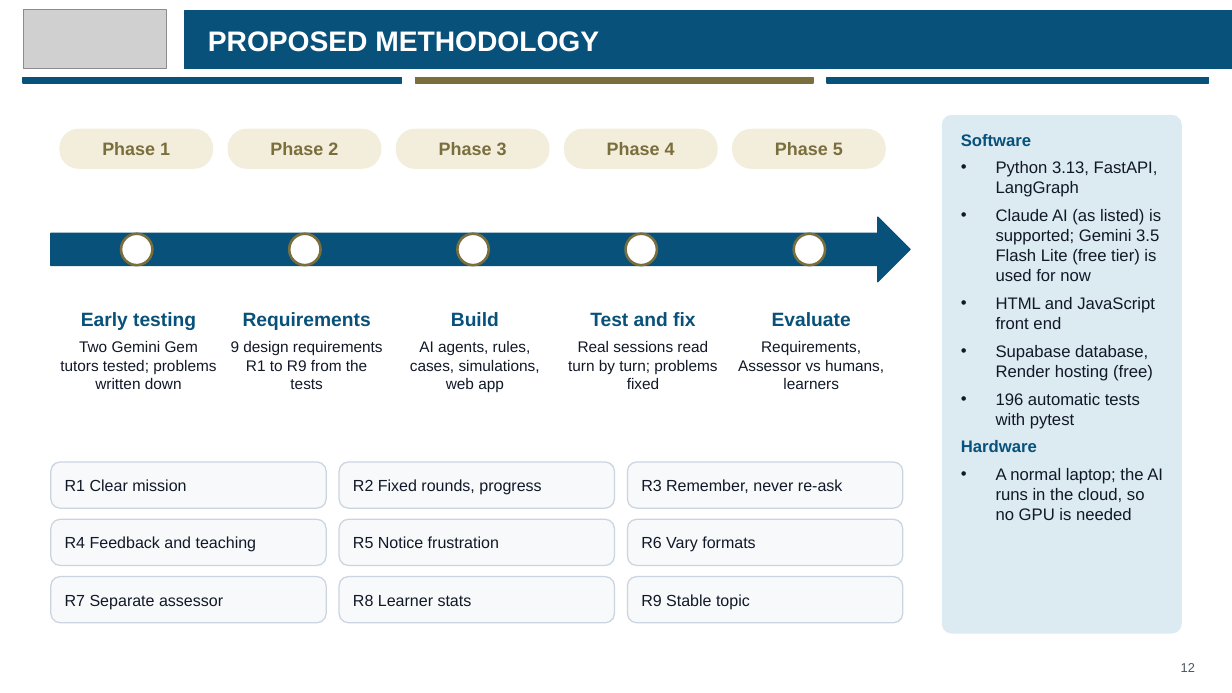
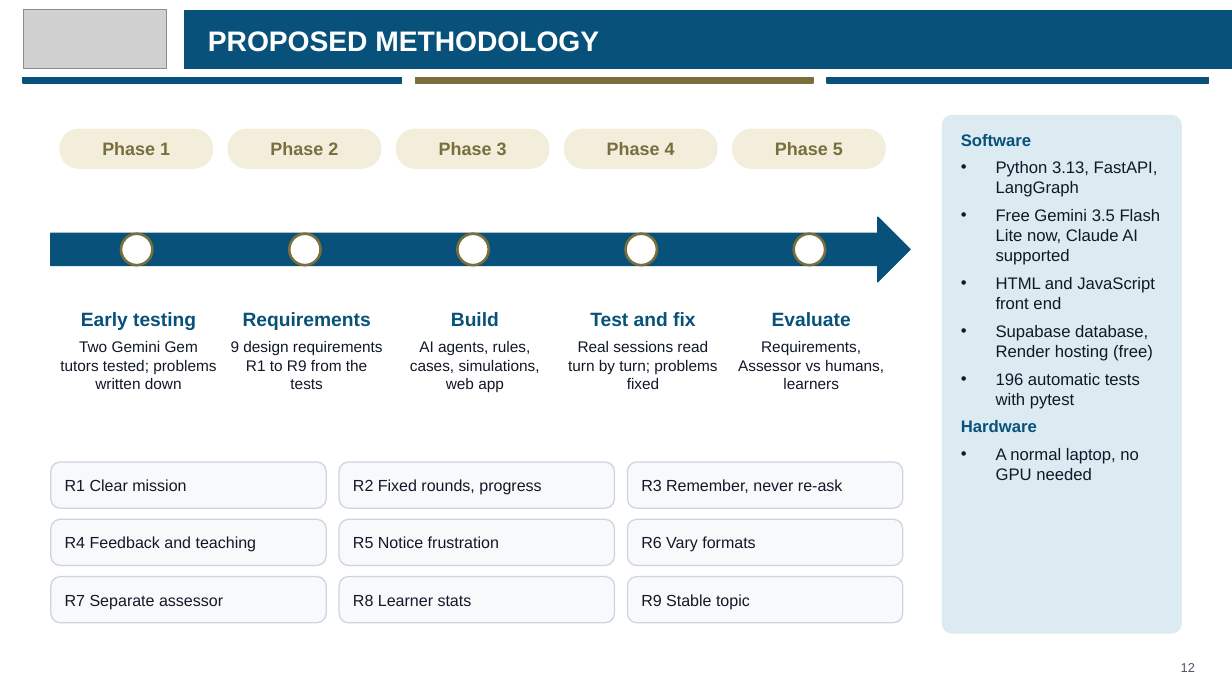
Before and after one commit to eusoffamir/Socratic-AI, a slide deck: slide 12 of docs/defence/Socratic AI Proposal Defence.pptx. Drawn at 1232x693 pixels with LibreOffice and Linux fonts; fonts in the diff are those of the drawing; grey boxes stand for pictures. Boxes give left, top, right and bottom in pixels: in the first picture for what was removed or moved away, otherwise in the second. Text is boxed around its words. In the diff, an @@ line names an element or a change of style, - is before the commit and + after.

```diff
--- a/docs/defence/Socratic AI Proposal Defence.pptx
+++ b/docs/defence/Socratic AI Proposal Defence.pptx
@@ text at (996,209,1161,265): text changed @@
-• Claude AI (as listed) is supported; Gemini 3.5 Flash Lite (free tier) is used for now
+• Free Gemini 3.5 Flash Lite now, Claude AI supported
@@ text at (996,448,1139,480): text changed @@
-• A normal laptop; the AI runs in the cloud, so no GPU is needed
+• A normal laptop, no GPU needed
```
Also in this commit, not shown: 13 other slides changed, 5 other files.
